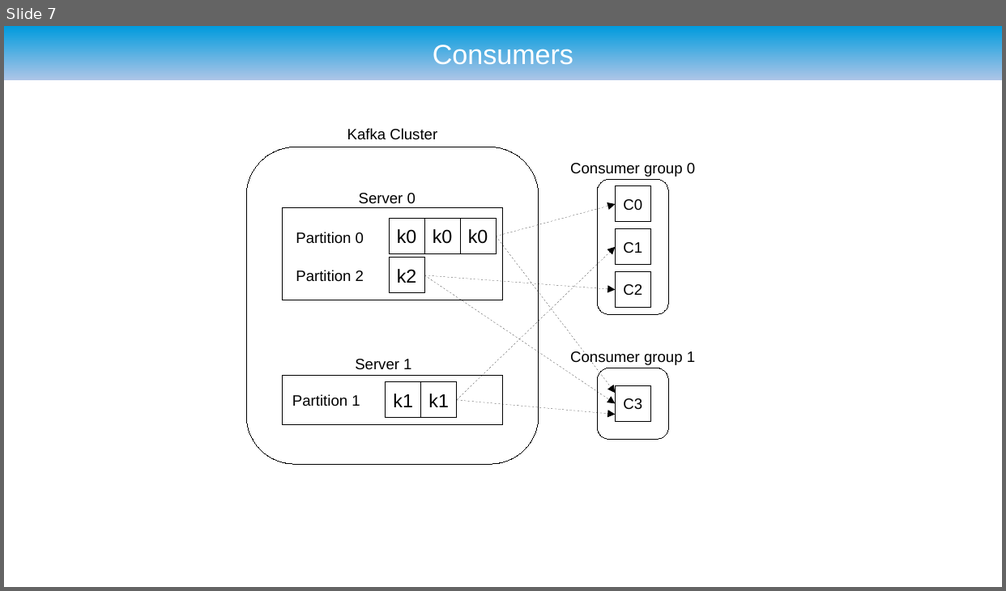
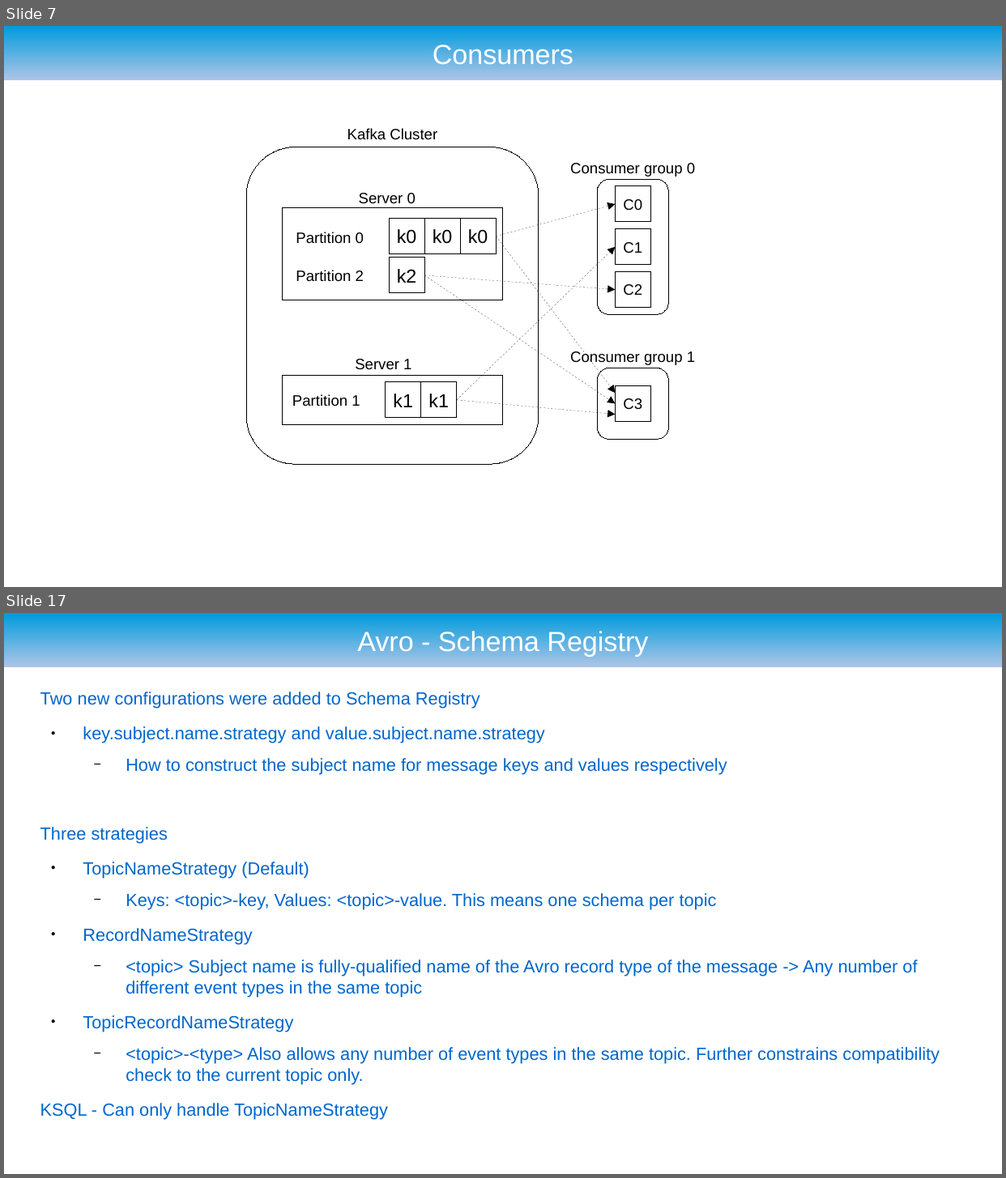
Before and after one commit to ryzlab/kafka-kompetensdag, a slide deck: kafka-demo/presentation.odp. Shown one above the other, each under a label of ours: slide 7 before the commit, slides 7 and 17 after it; the slides between them are not shown. The pictures are 1006x591 and 1006x1178 pixels, drawn with LibreOffice and Linux fonts; fonts in the diff are those of the drawing; background and template pictures are left out. Boxes give left, top, right and bottom in pixels: in the first picture for what was removed or moved away, otherwise in the second. Text is boxed around its words. In the diff, an @@ line names an element or a change of style, - is before the commit and + after.

```diff
--- a/kafka-demo/presentation.odp
+++ b/kafka-demo/presentation.odp
@@ slide 17 added at <box>4,613,1002,1174</box>, background #FFFFFF; not listed: 1 template element that a slide beside it also shows @@
@@ title added at <box>357,628,648,656</box>, 22 pt, text #FFFFFF @@
+Avro - Schema Registry
@@ text added at <box>40,692,940,1119</box>, 14 pt, text #0066CC @@
+Two new configurations were added to Schema Registry
+● key.subject.name.strategy and value.subject.name.strategy
+  − How to construct the subject name for message keys and values respectively
+Three strategies
+● TopicNameStrategy (Default)
+  − Keys: <topic>-key, Values: <topic>-value. This means one schema per topic
+● RecordNameStrategy
+  − <topic> Subject name is fully-qualified name of the Avro record type of the message -> Any number of different event types in the same topic
+● TopicRecordNameStrategy
+  − <topic>-<type> Also allows any number of event types in the same topic. Further constrains compatibility check to the current topic only.
+KSQL - Can only handle TopicNameStrategy
```
Also in this commit, not shown: 9 other slides added, 11 other files.
